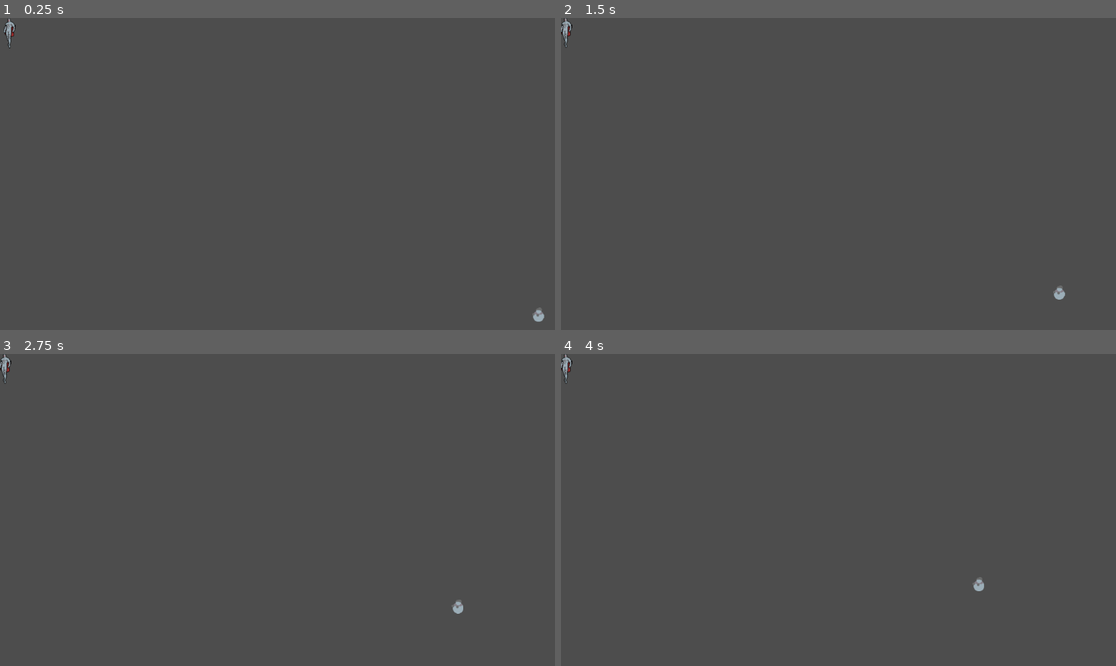
Above: before the commit, frames 1-4 (two rows, left to right).
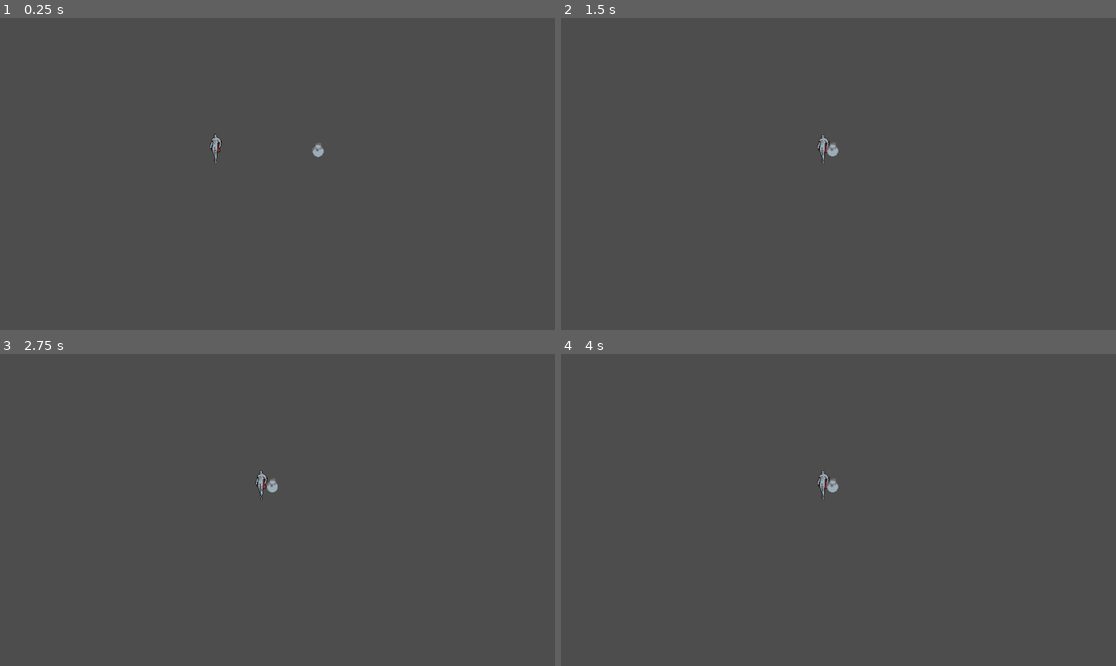
Above: after the commit, the same moments.

Repository: Of-Machines-and-Men/darwin
Game: Godot game, scene res://source/scenes/levels/SimpleArena.tscn
The game is run twice, just before and just after one commit, with the same random seed, the same clock (stepped at 60 frames per second) and the same inputs.
Inputs:
- Up to frame 1 (0.25 s): no input
- Up to frame 2 (1.5 s): no input
- Up to frame 3 (2.75 s): no input
- Up to frame 4 (4 s): no input

The runs differ from the first frame. In frame 1, 0.3% of the frame differs, in the area x 0-99%, y 0-98%; in frame 2, 0.3%; in frame 3, 0.3%; in frame 4, 0.3%.

Commit message:
basic movement ability wireup

Diff:
--- a/source/entities/combatant/combatant_base.gd
+++ b/source/entities/combatant/combatant_base.gd
@@ -57,16 +57,24 @@
 	var hostile_targets = _get_known_hostile_targets()
 	current_target = _get_nearest_entity(hostile_targets)
 
-func sort_abilities_by_priority(a: AbilityBase, b: AbilityBase):
-	return a.priority > b.priority
+func _get_valid_priority_ability(abilities: Array[AbilityBase]) -> AbilityBase:
+	var last_priority = -INF
+	var selected_ability
+	for ability in abilities:
+		if ability.can_activate(self) and ability.priority > last_priority:
+			last_priority = ability.priority
+			selected_ability = ability
+	return selected_ability
+
+func _set_movement_ability(ability: AbilityBase) -> void:
+	if ability != _current_movement_ability:
+		_current_movement_ability.on_deactivated(self)
+		ability.on_activated(self)
+		_current_movement_ability = ability
 
 func _think() -> void:
 	_update_current_target()
-	movement_abilities.sort_custom(sort_abilities_by_priority)
-	for ability in movement_abilities:
-		if ability.can_activate(self):
-			_current_movement_ability = ability
-			break
+	_current_movement_ability = _get_valid_priority_ability(movement_abilities)
 
 func _on_health_lost() -> void:
 	pass
--- a/source/scenes/levels/SimpleArena.tscn
+++ b/source/scenes/levels/SimpleArena.tscn
@@ -48,11 +48,11 @@
 [node name="CanvasLayer" type="CanvasLayer" parent="." unique_id=2059071483]
 
 [node name="Hero" parent="." unique_id=806952707 instance=ExtResource("1_6f61i")]
-position = Vector2(29, 47)
+position = Vector2(418, 268)
 movement_abilities = Array[ExtResource("3_pj3j6")]([SubResource("Resource_rsulj"), SubResource("Resource_pj3j6")])
 
 [node name="Goon" parent="." unique_id=927201230 instance=ExtResource("2_rsulj")]
-position = Vector2(1115, 616)
+position = Vector2(673, 270)
 movement_abilities = Array[ExtResource("3_pj3j6")]([SubResource("Resource_m3gt6"), SubResource("Resource_vf1yo")])
 
 [node name="WallTop" type="StaticBody2D" parent="." unique_id=4931375]
